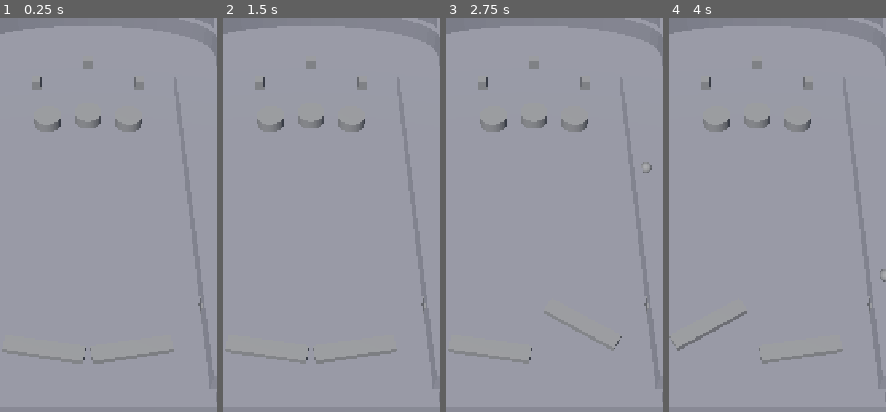
Above: before the commit, frames 1-4 (left to right).
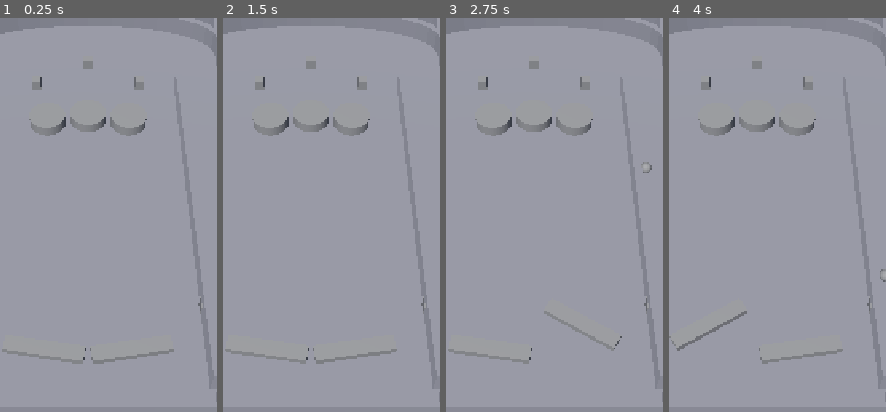
Above: after the commit, the same moments.

Repository: Synthetic-Virus/pinball-game
Game: Godot game, scene res://scenes/Table.tscn
The game is run twice, just before and just after one commit, with the same random seed, the same clock (stepped at 60 frames per second) and the same inputs.
Inputs (mouse positions are % of the whole screen's width and height, from its top left):
- Up to frame 1 (0.25 s): no input
- Up to frame 2 (1.5 s): tap Enter at 0.5 s; move the mouse to (74, 45) at 0.52 s; hold D (right_flipper) 0.53-1.25 s; hold Space (launch) 0.53-1.25 s; click (74, 45) at 0.67 s; drag from (30, 55) to (46, 71) at 1.27 s
- Up to frame 3 (2.75 s): move the mouse to (61, 28) at 2.02 s; hold D (right_flipper) from 2.03 s (still down); hold Shift from 2.03 s (still down)
- Up to frame 4 (4 s): release D (right_flipper) at 2.75 s; release Shift at 2.75 s; tap Space (launch) at 2.75 s; drag from (46, 71) to (20, 35) at 2.77 s; tap Enter at 3.5 s; move the mouse to (82, 65) at 3.52 s; hold A (left_flipper) from 3.53 s (still down); tap Ctrl at 3.6 s
The pictures show only the part of the screen within x 31-81%, y 31-81%; the shares and areas given below are measured in that part.

The runs differ from the first frame. In frame 1, 0.9% of the frame differs, in the area x 13-68%, y 24-30%; in frame 2, 0.9%; in frame 3, 0.9%; in frame 4, 0.9%.

Commit message:
gameplay: raise standup target POST_RADIUS 1.5 -> 2.0 for wider table (slice item 5)
Implements the gameplay half of fix #5 (resize + respace targets) from the
table-reshape slice (BACKLOG.md / ARCHITECTURE.md 11.6).

WHAT CHANGED:
- scripts/target.gd: POST_RADIUS 1.5 -> 2.0 with WHY-comment. The detector shell
  (POST_RADIUS + BALL_RADIUS) and the solid deflector CylinderShape3D both read from
  this constant, so they stay in sync automatically. No change to the scoring logic,
  cooldown, public contract, or deflector bounce/friction.
- tests/test_target_physical.gd: local POST_RADIUS constant updated from 1.5 to 2.0
  to match the implementation (the test uses this to compute fire positions and
  pass-through thresholds; a stale value would make the shot calculations wrong).

WHY 2.0: developer playtest feedback "targets too small to aim at" on the wider table
(HALF_WIDTH 16). A 2.0-radius post reads clearly as a target with 14 units of clearance
to each side wall (HALF_WIDTH - POST_RADIUS = 14), stays inside the makeable-shot
window asserted by test_shot_geometry.gd + tools/table_viz.py, and keeps the same
scoring/bounce/cooldown behavior (the radius only changes the physical size, not the
scoring rules or momentum properties).

PLUNGER CONTRACT RE-VERIFY (gameplay owns this, no change needed): confirmed
scripts/plunger.gd exposes the full stable contract unchanged (signals power_changed /
ball_launched; methods arm / disarm / set_ball / is_armed; test hooks stroke_speed /
face_position / is_stroking / test_strike_at_power). The launch mechanism swap is
entirely internal behind that contract and does not require a gameplay edit.

No em-dash, no emojis. gdlint clean on both changed files.

Co-Authored-By: Claude Sonnet 4.6 <noreply@anthropic.com>

Diff:
--- a/scripts/target.gd
+++ b/scripts/target.gd
@@ -38,7 +38,13 @@
 ## The Area3D detector shell is built LARGER by BALL_RADIUS so body_entered fires on approach,
 ## before the ball center reaches the post surface. Physics-programmer may retune but must keep
 ## this constant in sync so the detector shell stays consistent with actual deflector geometry.
-const POST_RADIUS: float = 1.5
+##
+## RESIZE (SLICE "Table reshape + playtest fixes", 2026-06-19): 1.5 -> 2.0. Developer playtest
+## feedback: the standup targets were too small to aim at on the wider table. A 2.0-radius post
+## reads clearly as a target on the wider field and stays inside the makeable-shot window
+## (asserted by test_shot_geometry.gd + tools/table_viz.py). The detector shell and the solid
+## deflector below both read from this constant, so they stay in sync automatically.
+const POST_RADIUS: float = 2.0
 
 ## Re-trigger cooldown (seconds). After a hit, this target ignores further contacts briefly so a
 ## ball resting or grinding against the post on the tilted plane cannot score every physics frame
--- a/tests/test_target_physical.gd
+++ b/tests/test_target_physical.gd
@@ -29,8 +29,8 @@
 ## count is much less than the frame count (the cooldown is actually blocking per-frame farming).
 const CONTACT_HOLD_FRAMES: int = 120
 ## The post radius used in target.gd for the CylinderShape3D. Must match the implementation
-## (target.gd const POST_RADIUS = 1.5).
-const POST_RADIUS: float = 1.5
+## (target.gd const POST_RADIUS = 2.0 after the "Table reshape" resize slice).
+const POST_RADIUS: float = 2.0
 
 const TARGET_SCENE: PackedScene = preload("res://scenes/elements/Target.tscn")
 const BALL_SCENE: PackedScene = preload("res://scenes/elements/Ball.tscn")
